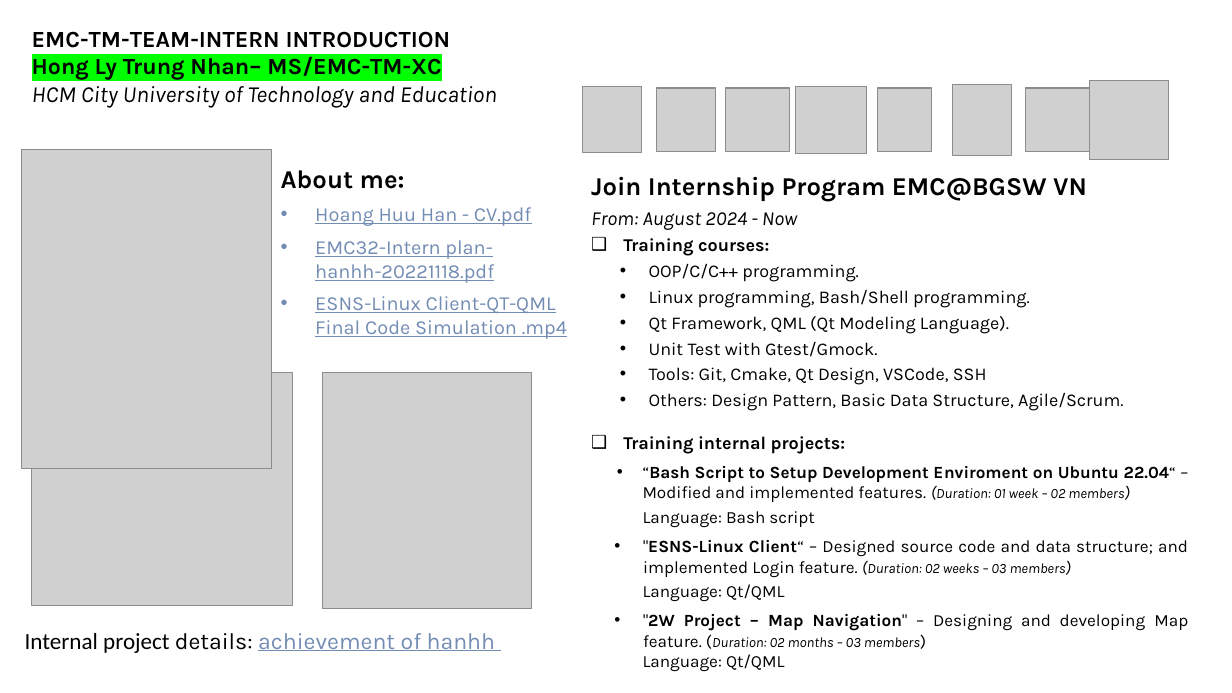
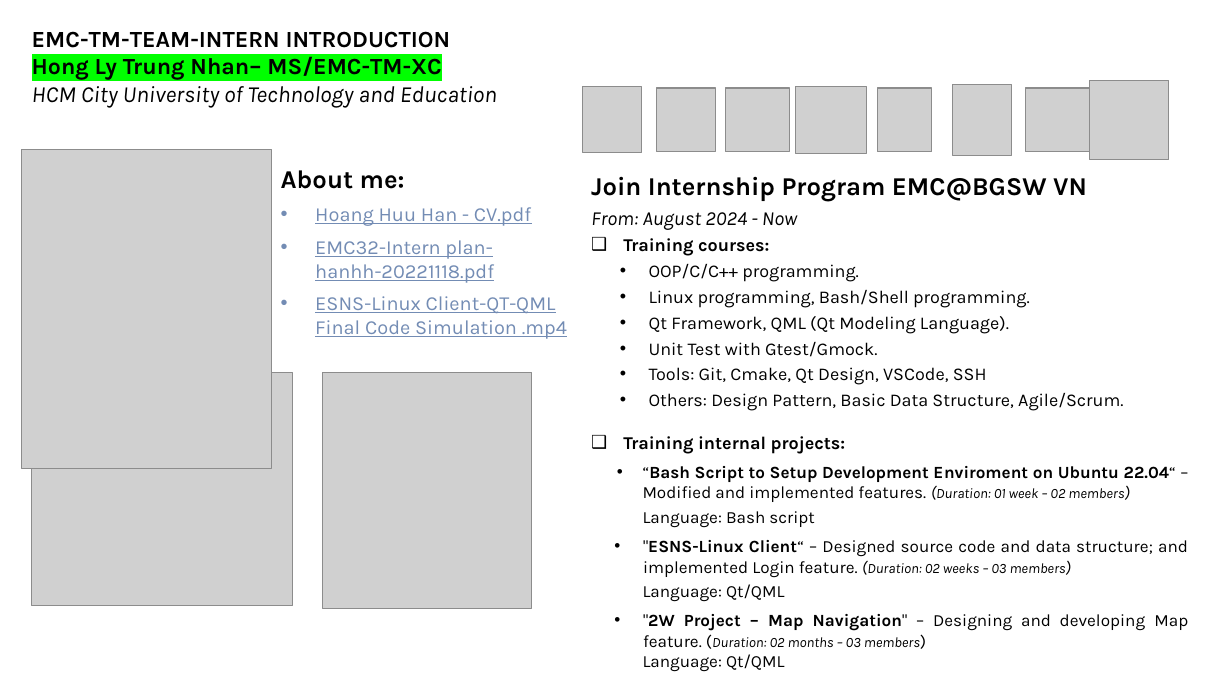
Before and after one commit to TrungNhan23/TempForNhen, a slide deck: slide 1 of EMC-TM-HoangHuuHan-Team-Interns-Introduction.pptx. Drawn at 1232x693 pixels with LibreOffice and Linux fonts; fonts in the diff are those of the drawing; grey boxes stand for pictures; background and template pictures are left out. Boxes give left, top, right and bottom in pixels: in the first picture for what was removed or moved away, otherwise in the second. Text is boxed around its words. In the diff, an @@ line names an element or a change of style, - is before the commit and + after.

Commit message:
upload pptx

```diff
--- a/EMC-TM-HoangHuuHan-Team-Interns-Introduction.pptx
+++ b/EMC-TM-HoangHuuHan-Team-Interns-Introduction.pptx
@@ text removed at bbox=[25, 633, 495, 653] @@
-Internal project details: achievement of hanhh
```
